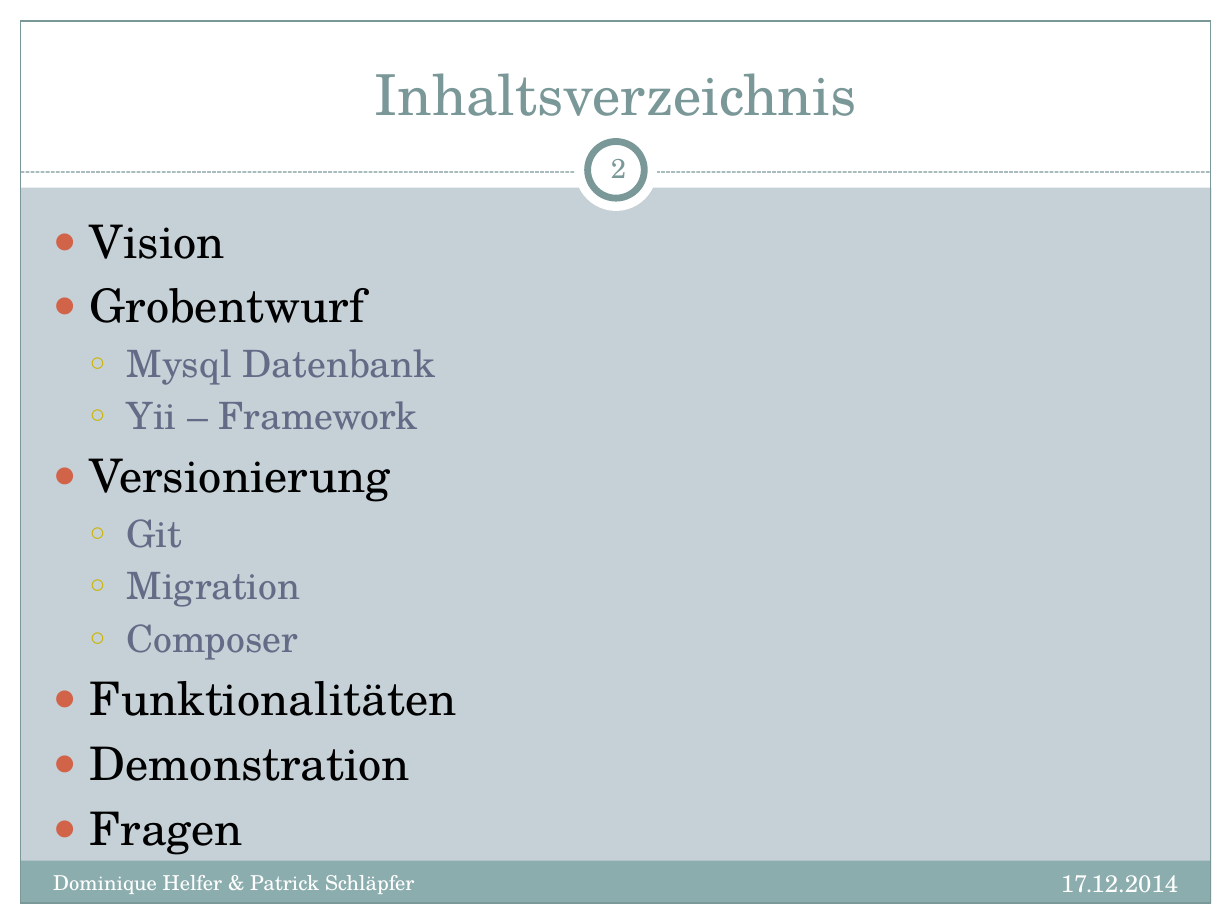
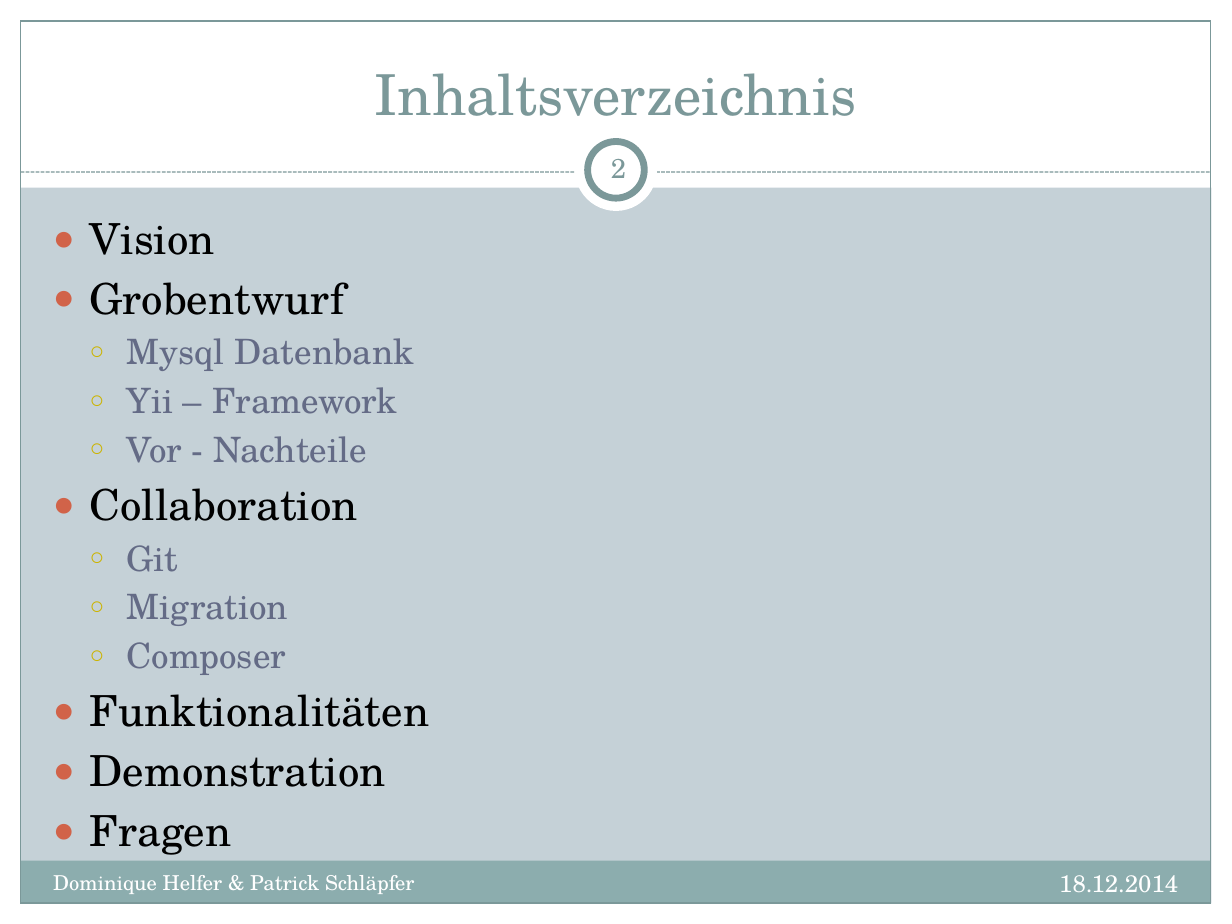
Before and after one commit to dhelfer/webprog, a slide deck: slide 2 of _doc/WebProg_Projekt.pptx. Drawn at 1232x924 pixels with LibreOffice and Linux fonts; fonts in the diff are those of the drawing. Boxes give left, top, right and bottom in pixels: in the first picture for what was removed or moved away, otherwise in the second. Text is boxed around its words. In the diff, an @@ line names an element or a change of style, - is before the commit and + after.

```diff
--- a/_doc/WebProg_Projekt.pptx
+++ b/_doc/WebProg_Projekt.pptx
@@ text at [90,223,430,787]: size 27 to 25 pt in "Vision", "Grobentwurf", "Funktionalitäten", "Demonstration" and 1 more places; size 22 to 20.4 pt in "Mysql Datenbank", "Yii – Framework", "Git", "Migration" and 1 more places @@
@@ text at [90,436,367,521]: text changed; size 27 to 20.4 pt; text colour #000000 to #646B86 @@
-● Versionierung
+  ○ Vor - Nachteile
+● Collaboration
@@ text at [1059,875,1178,892]: text changed @@
-17.12.2014
+18.12.2014
```
Also in this commit, not shown: 8 other slides changed, 1 slide added.
